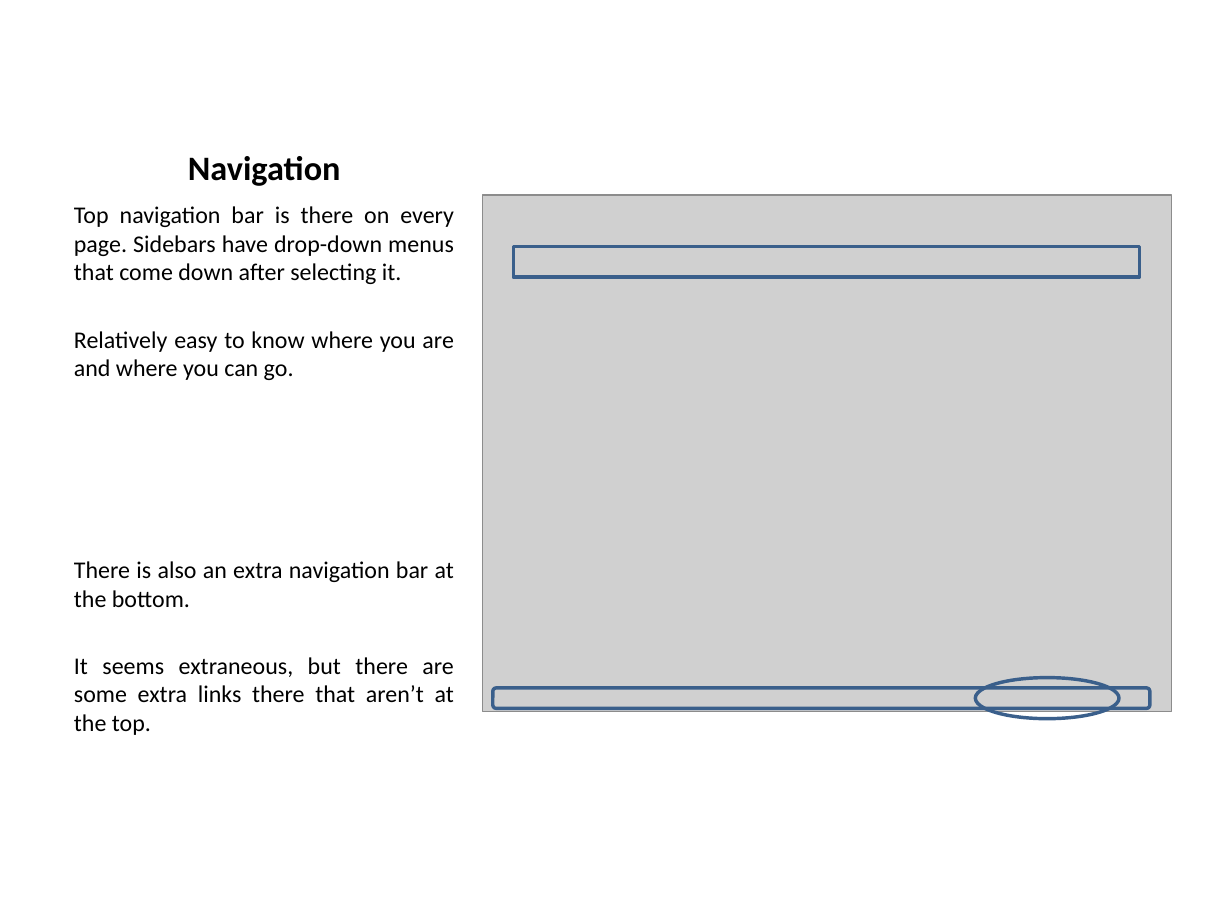
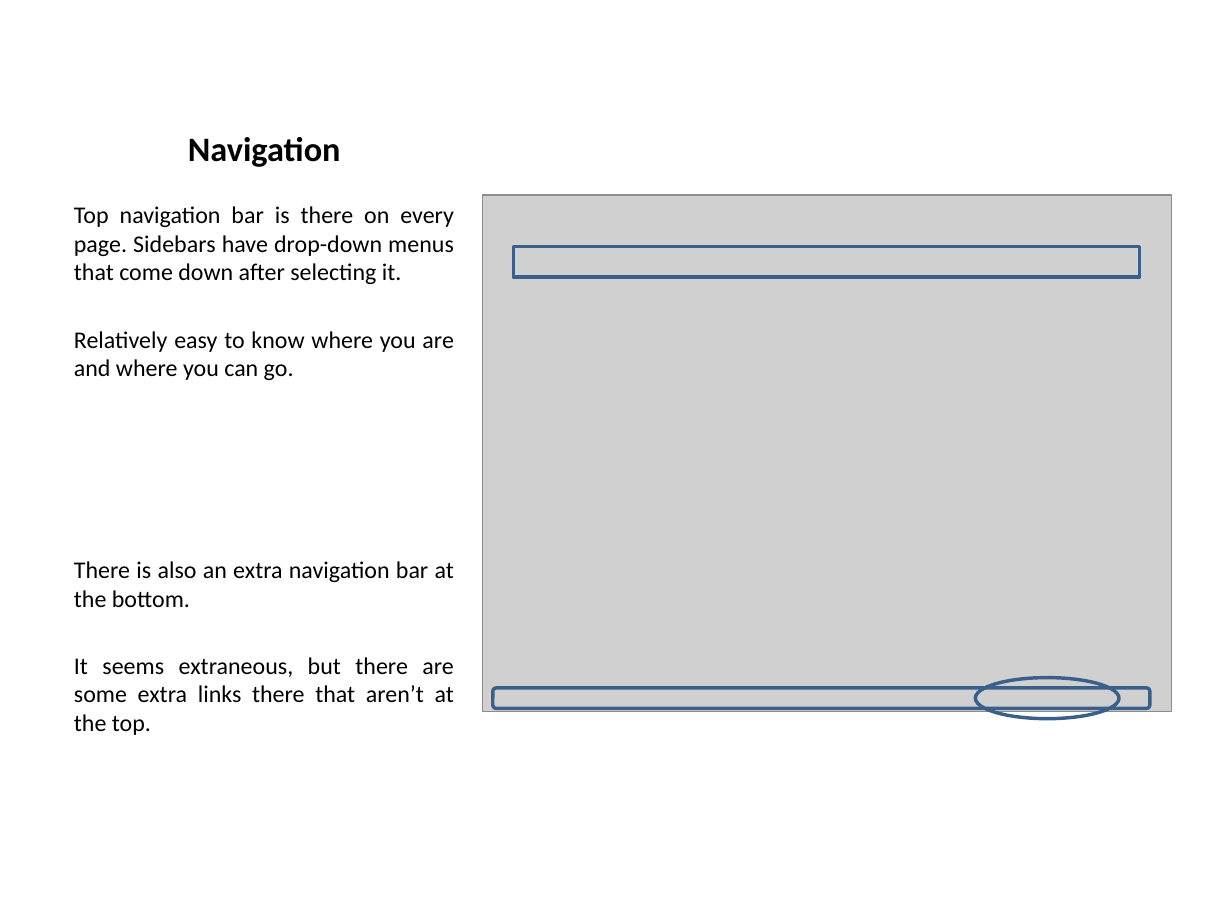
Before and after one commit to pku/portfolio_competitive_analysis, a slide deck: slide 11 of CompetitiveAnalysisPortfolios.pptx. Drawn at 1232x924 pixels with LibreOffice and Linux fonts; fonts in the diff are those of the drawing; grey boxes stand for pictures. Boxes give left, top, right and bottom in pixels: in the first picture for what was removed or moved away, otherwise in the second. Text is boxed around its words. In the diff, an @@ line names an element or a change of style, - is before the commit and + after.

```diff
--- a/CompetitiveAnalysisPortfolios.pptx
+++ b/CompetitiveAnalysisPortfolios.pptx
@@ title "Navigation": place and size @@
-title "Navigation" at [188,156,341,186]
+title "Navigation" at [188,137,341,167]
```
Also in this commit, not shown: 6 other slides changed, 10 slides added.
